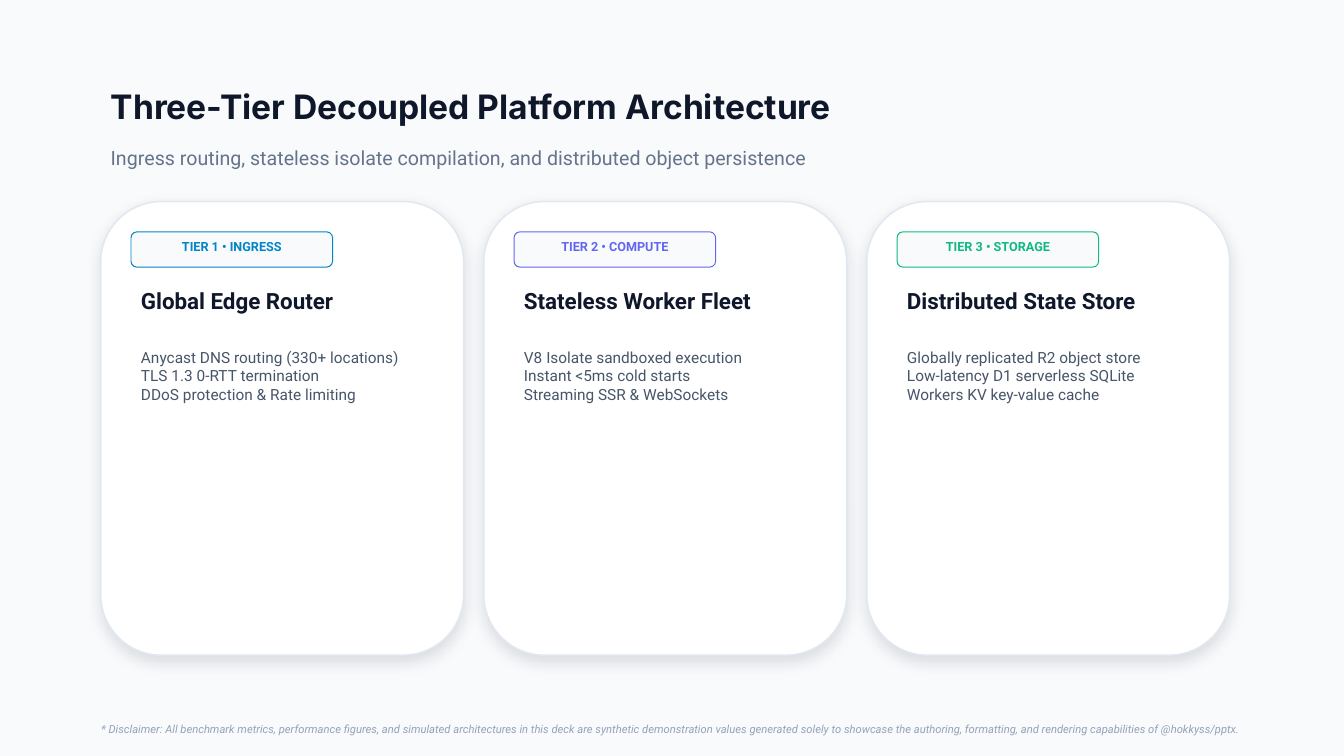
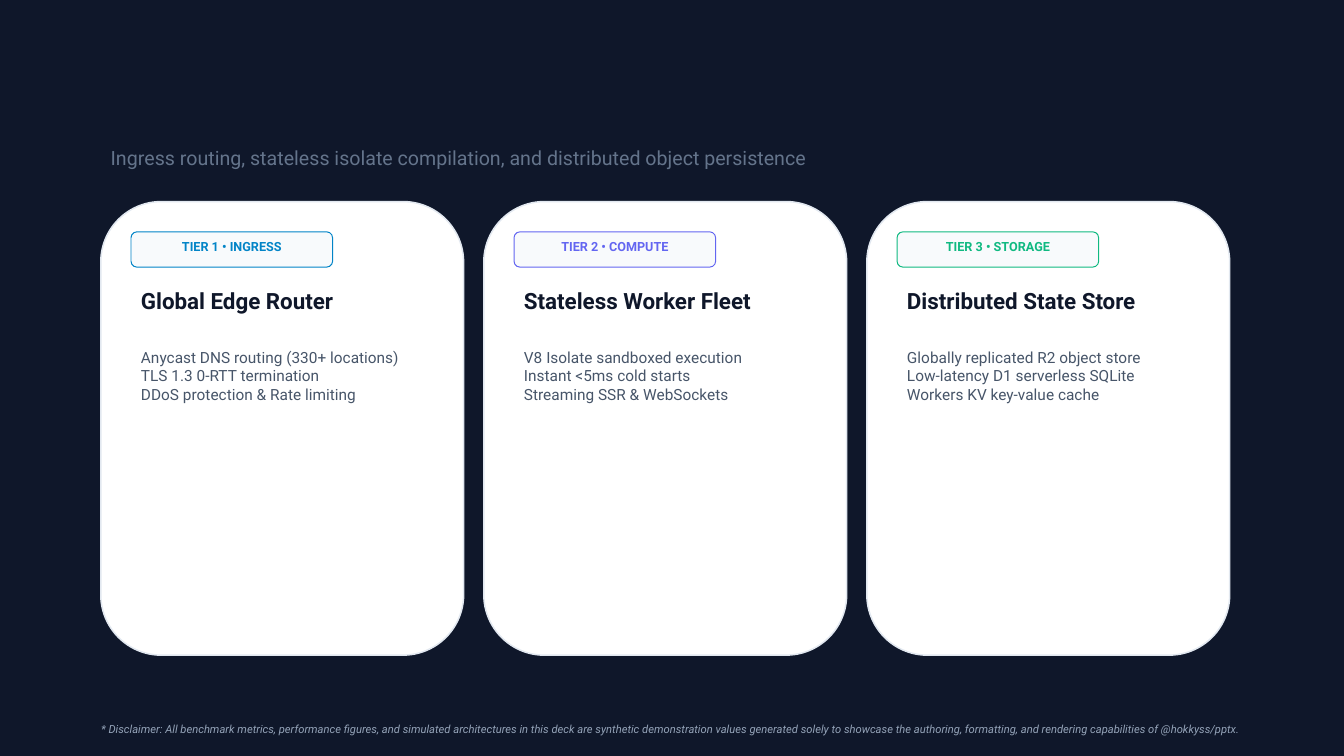
Before and after one commit to hokkyss/pptx-parser, a slide deck: slide 5 of hokkyss_showcase_deck.pptx. Drawn at 1344x756 pixels with LibreOffice and Linux fonts; fonts in the diff are those of the drawing. Boxes give left, top, right and bottom in pixels: in the first picture for what was removed or moved away, otherwise in the second. Text is boxed around its words. In the diff, an @@ line names an element or a change of style, - is before the commit and + after.

```diff
--- a/hokkyss_showcase_deck.pptx
+++ b/hokkyss_showcase_deck.pptx
@@ background #F8FAFC to #0F172A @@
@@ text removed at (111,93,831,126) @@
-Three-Tier Decoupled Platform Architecture
```
Also in this commit, not shown: 8 other slides changed, 1 other file.
